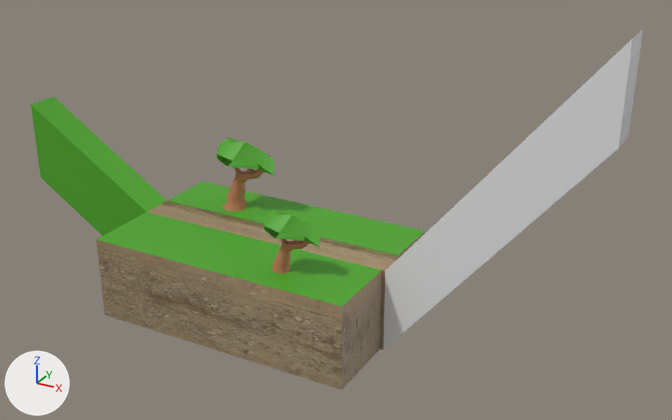
Two versions of the FBX model twentysixteen/data/models/brandnewscene.fbx, one commit apart.
Before and after are seen from a 50 mm lens placed at (143.8, -215.1, 146.7), pointed at (24.2, 2.3, 38.0). The lights are fixed; the arrows at lower left show +X, +Y and +Z. Where no turn or scale is listed for an object, it has been applied to the vertices.
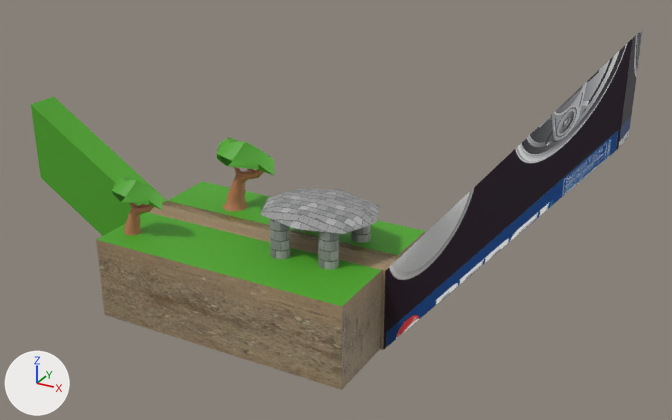
What changed in the scene script:
```text
Add img_pepsi_uvw_png:
    img_pepsi_uvw_png = load_image('pepsi-uvw.png', 'pepsi-uvw.png', 1024, 1024, 'sRGB')
Add img_greybrick_png:
    img_greybrick_png = load_image('greybrick.png', 'greybrick.png', 773, 435, 'sRGB')
Change mat_pear:
    remove mat_pear.base_color = (0.8, 0.8, 0.8)  # white #e7e7e7
    add mat_pear.texture = img_pepsi_uvw_png
Add mat_stones:
    mat_stones = principled_material('stones')
    mat_stones.texture = img_greybrick_png  # with its transparency
    mat_stones.roughness = 0.553
Add me_mesh_009:
    me_mesh_009.from_pydata(...)  # 26 vertices, 24 faces; spans x 0.3..36.8, y -16.2..13.6, z 0.0..6.5
    me_mesh_009.materials.append(mat_stones)  # picture img_greybrick_png
Add me_mesh_005:
    me_mesh_005.from_pydata(...)  # 84 vertices, 74 faces; spans x 25.0..31.0, y 8.5..13.5, z 25.5..38.0
    me_mesh_005.materials.append(mat_stones)  # picture img_greybrick_png
Change ob_mesh__2___2:
    ob_mesh__2___2.location: (16.8, -12.1, 21.2) -> (-36.2, -12.8, 21.2)
Change ob_mesh__4:
    ob_mesh__4.location: (21.4, -20.7, 24.0) -> (-31.6, -21.5, 24.0)
Add ob_mesh__9:
    ob_mesh__9 = bpy.data.objects.new('Mesh (9)', me_mesh_009)
    ob_mesh__9.location = (1.5, 2.0, 34.5)
Add ob_mesh__5:
    ob_mesh__5 = bpy.data.objects.new('Mesh (5)', me_mesh_005)
    ob_mesh__5.location = (0.0, 0.0, 0.0)
Add ob_mesh__6:
    ob_mesh__6 = bpy.data.objects.new('Mesh (6)', me_mesh_005.copy())
    ob_mesh__6.location = (0.0, -20.0, 0.0)
Add ob_mesh__8:
    ob_mesh__8 = bpy.data.objects.new('Mesh (8)', me_mesh_005.copy())
    ob_mesh__8.location = (-15.5, -21.0, 0.0)
```

Changed parts and their boxes [x1, y1, x2, y2] in the pictures (672 x 420 px):
'Mesh', surface changed (grey to black)
    both: [110, 29, 643, 350]
'Mesh (9)', added
    after: [260, 188, 380, 234]
'Mesh (2) (2)', moved
    before: [263, 209, 320, 247]
    after: [112, 176, 162, 210]
'Mesh (4)', moved
    before: [272, 239, 309, 274]
    after: [124, 203, 154, 236]
'Mesh (6)', added
    after: [318, 232, 339, 270]
'Mesh (8)', added
    after: [269, 217, 290, 259]
'Mesh (5)', added
    after: [351, 199, 371, 243]
